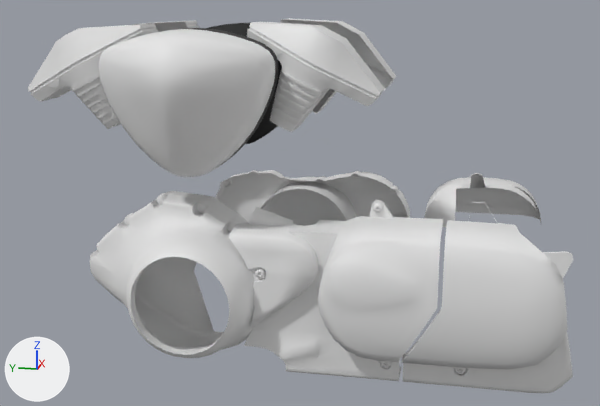
Before and after pictures for a commit that changed the glTF model models/EngineCovers_BSCLR.glb.
Before and after are seen from a camera (50 mm lens) standing at (-1.297, -0.284, 0.25) and looking at (-0.01, -0.026, -0.072). Every picture has the same lights, and +X, +Y and +Z are marked at lower left. The picture after the commit comes second. Where no turn or scale is listed for an object, it has been applied to the vertices. Vertices at exactly the same position are counted once.

Names of what the first picture shows: 'EngineCovers_BSCLR'.
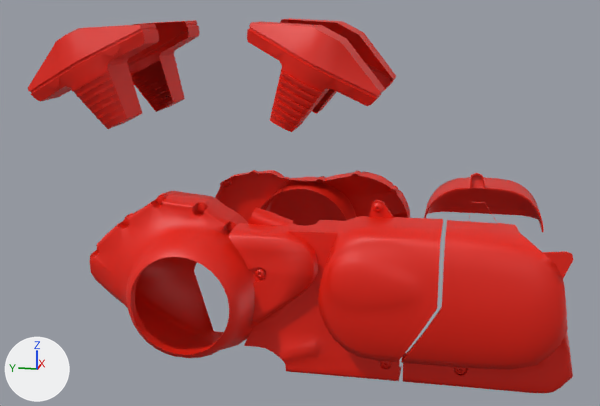
The change in detail:
Material 'engine' (mat_engine) is new.
Its base color is (0.8, 0.0102, 0.0) (red #e71a00).
me_material_2715 is used by ob_enginecovers_bsclr; location (0.0, 0.0, 0.0).
me_material_2715 had 10155 vertices, 18571 faces and spanned x -0.265..0.265, y -0.45..0.372, z -0.3..0.217.
me_material_2715 no longer uses material mat_black_dull (black #000000).
me_material_2715 now has 9697 vertices, 17711 faces and spans x -0.229..0.209, y -0.45..0.372, z -0.3..0.217.
me_material_2715 part 1: the loose piece of 303 vertices spanning x -0.265..-0.119, y -0.023..0.227, z -0.001..0.209 is deleted.
me_material_2715 part 2: the loose piece of 303 vertices spanning x 0.119..0.265, y -0.023..0.227, z -0.001..0.209 is deleted.
Part 3, on me_material_2715:
32 vertices are removed from x 0.1..0.148, y -0.42..-0.219, z -0.129..-0.058.
74 faces are deleted.
1 vertex moves from x 0.148, y -0.322, z -0.058 to x 0.098, y -0.32, z -0.058.
91 vertices are added at x 0.093..0.207, y -0.418..-0.222, z -0.13..-0.034.
11 new vertices lie (-0.001, 0.0, 0.009) away from vertices in x 0.207, y -0.38..-0.259, z -0.129.
10 new vertices lie (-0.085, 0.0, 0.0) away from vertices in x 0.185, y -0.42..-0.32, z -0.129..-0.058.
7 new vertices lie (-0.002, 0.0, 0.006) away from vertices in x 0.206, y -0.38..-0.272, z -0.12.
7 new vertices lie (-0.003, 0.0, 0.004) away from vertices in x 0.204, y -0.38..-0.272, z -0.114.
7 new vertices lie (-0.002, 0.0, 0.011) away from vertices in x 0.201, y -0.38..-0.272, z -0.11.
7 new vertices lie (0.0, -0.012, 0.0) away from vertices in x 0.199..0.206, y -0.38..-0.33, z -0.12..-0.099.
8 new vertices lie (-0.001, 0.0, 0.007) away from vertices in x 0.199, y -0.367..-0.272, z -0.099.
8 new vertices lie (-0.001, 0.0, 0.006) away from vertices in x 0.198, y -0.367..-0.272, z -0.092.
8 new vertices lie (0.0, 0.012, 0.0) away from vertices in x 0.197..0.204, y -0.297..-0.272, z -0.114..-0.086.
5 new vertices lie (0.084, 0.0, 0.0) away from vertices in x 0.1, y -0.343..-0.222, z -0.13..-0.06.
11 new vertices lie (0.084, 0.0, 0.0) away from vertices in x 0.1, y -0.417..-0.225, z -0.122..-0.064.
418 new faces join them.
me_material_2715 part 4: 17293 faces spanning x -0.229..0.209, y -0.45..0.372, z -0.3..0.217 switch from mat_engine_color (white #e7e7e7) to mat_engine (red #e71a00).

What differs and where, as boxes [x1, y1, x2, y2] in the pictures (600 x 406 px):
part 1 of me_material_2715, deleted: before [99, 28, 278, 177]
part 2 of me_material_2715, deleted (mostly hidden): before [206, 23, 282, 144]
part 3 of me_material_2715, built on: before [424, 177, 541, 227]; after [424, 174, 544, 232]
part 4 of me_material_2715, recoloured (white to red): [27, 18, 573, 393] in both
